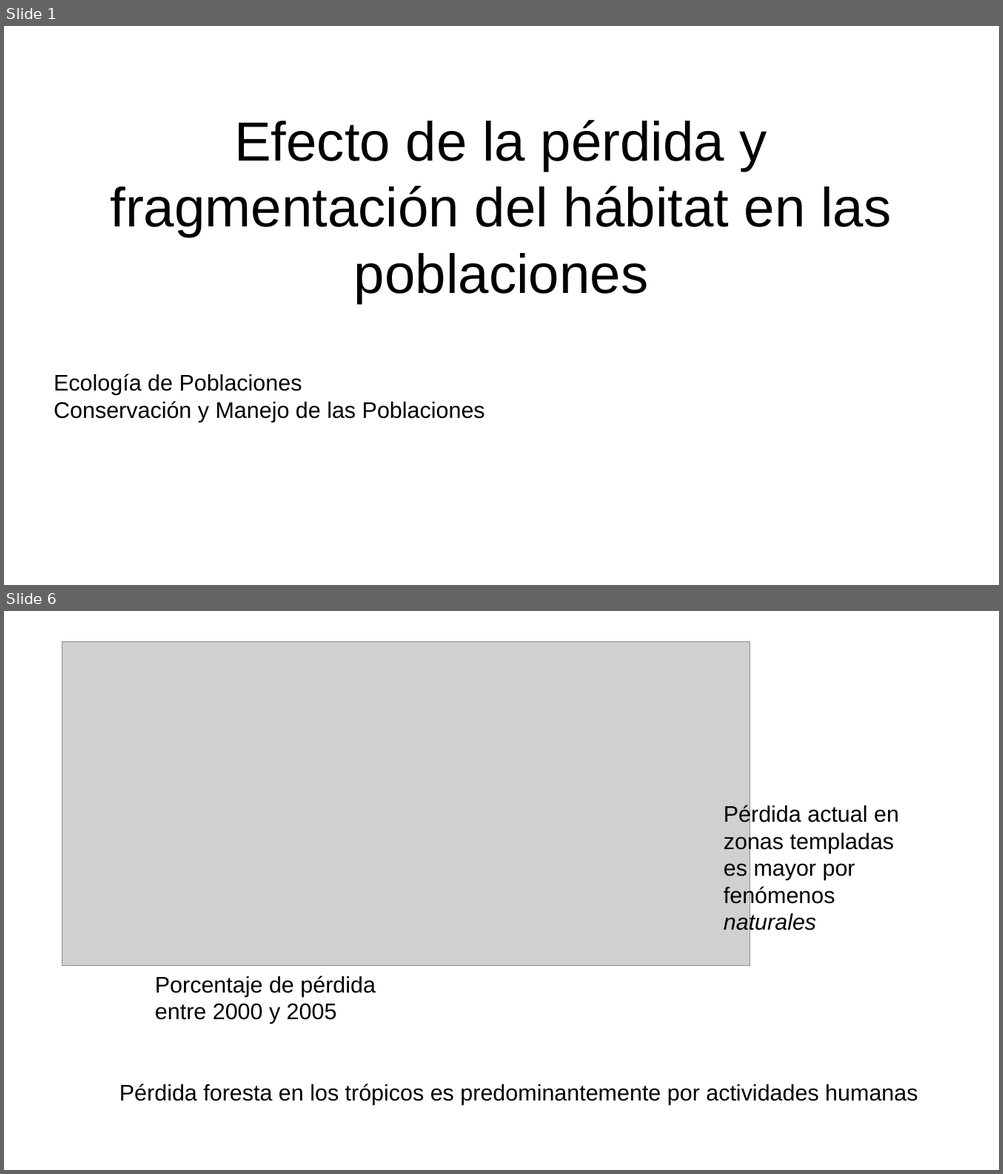
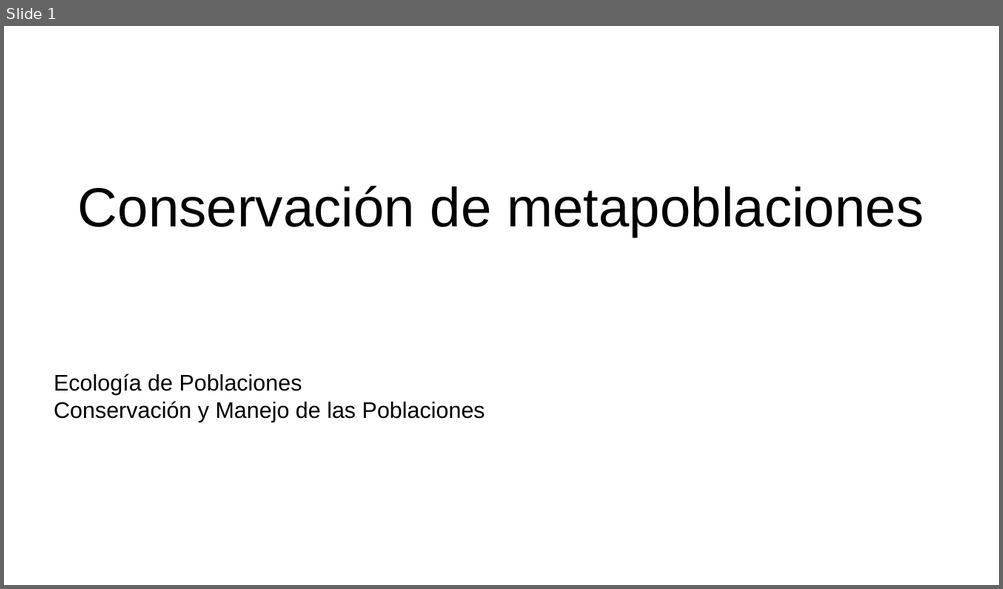
Before and after one commit to gerardommc/Ecologia-poblaciones, a slide deck: Unidad-5/Conservacion-meta.odp. Shown one above the other, each under a label of ours: slides 1 and 6 before the commit, slide 1 after it; the slides between them are not shown. The pictures are 1003x1174 and 1003x589 pixels, drawn with LibreOffice and Linux fonts; fonts in the diff are those of the drawing; grey boxes stand for pictures. Boxes give left, top, right and bottom in pixels: in the first picture for what was removed or moved away, otherwise in the second. Text is boxed around its words. In the diff, an @@ line names an element or a change of style, - is before the commit and + after.

```diff
--- a/Unidad-5/Conservacion-meta.odp
+++ b/Unidad-5/Conservacion-meta.odp
@@ slide 6 removed at box(4, 611, 999, 1170), background #FFFFFF @@
@@ picture removed at box(62, 641, 751, 967) @@
@@ text removed at box(723, 804, 899, 934) @@
-Pérdida actual en zonas templadas es mayor por fenómenos naturales
@@ text removed at box(155, 976, 375, 1024) @@
-Porcentaje de pérdida entre 2000 y 2005
@@ text removed at box(119, 1084, 917, 1105) @@
-Pérdida foresta en los trópicos es predominantemente por actividades humanas
@@ slide 1 changed as well @@
@@ title at box(78, 186, 923, 237): text changed @@
-Efecto de la pérdida y fragmentación del hábitat en las poblaciones
+Conservación de metapoblaciones
```
Also in this commit, not shown: 9 slides added, 24 other slides removed, 21 other files.
